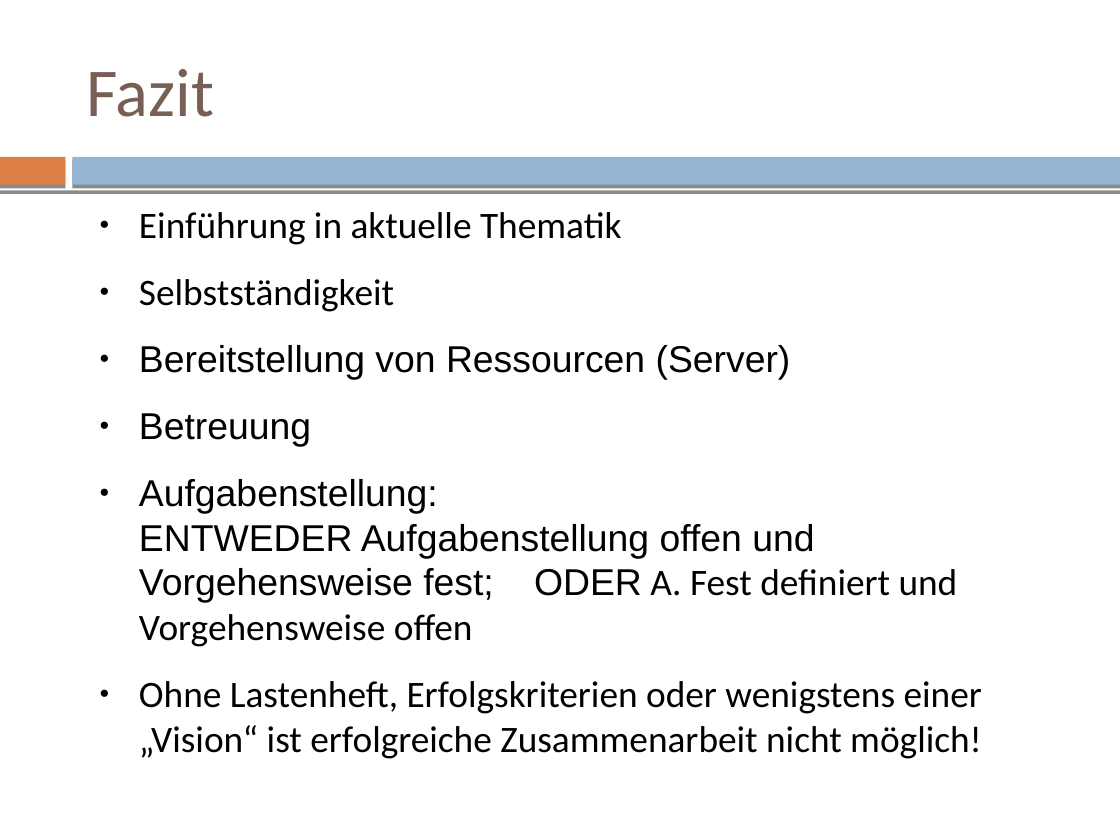
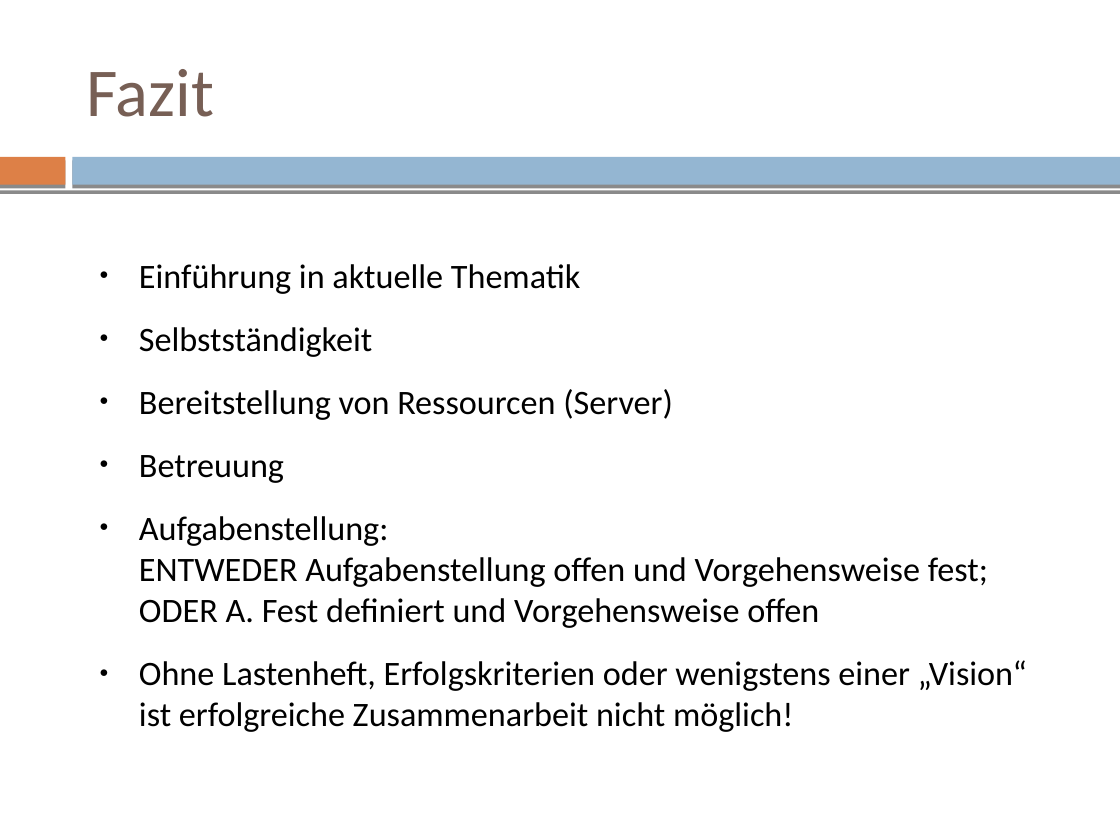
Before and after one commit to mvw/Wilddiebe10, a slide deck: slide 74 of keynote/keynote.odp (slide 76 before the commit). Drawn at 1120x840 pixels with LibreOffice and Linux fonts; fonts in the diff are those of the drawing. Boxes give left, top, right and bottom in pixels: in the first picture for what was removed or moved away, otherwise in the second. Text is boxed around its words. In the diff, an @@ line names an element or a change of style, - is before the commit and + after.

Commit message:
keynote: Remove some slides and equalize formats and styles

```diff
--- a/keynote/keynote.odp
+++ b/keynote/keynote.odp
@@ text "Einführung in aktuelle Thematik": place and size @@
-text "Einführung in aktuelle Thematik" at [139, 212, 982, 759]
+text "Einführung in aktuelle Thematik" at [139, 264, 1027, 732]
@@ text "Einführung in aktuelle Thematik" at [139, 264, 1027, 732]: size 24 to 22 pt; font Arial to Calibri in "Bereitstellung von Ressourcen (Server)", "Betreuung", "Aufgabenstellung: ENTWEDER Aufgabenstellung offen und Vorgeh ..." @@
```
Also in this commit, not shown: 36 other slides changed, 3 slides added, 5 slides removed.
